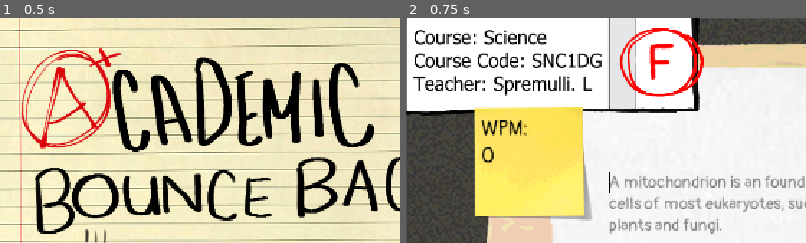
Above: before the commit, frames 1-2 (left to right).
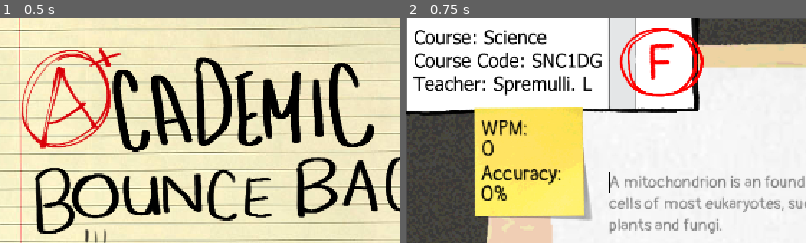
Above: after the commit, the same moments.

Repository: Vick-St3r/haven-keyboard
Game: Godot game, scene res://scenes/background.tscn
The game is run twice, just before and just after one commit, with the same random seed, the same clock (stepped at 60 frames per second) and the same inputs.
Inputs (mouse positions are % of the whole screen's width and height, from its top left):
- Up to frame 1 (0.5 s): no input
- Up to frame 2 (0.75 s): tap Enter at 0.5, 0.6 s; move the mouse to (81, 75) at 0.52 s; click (81, 75) at 0.67 s
The pictures show only the part of the screen within x 0-50%, y 0-50%; the shares and areas given below are measured in that part.

Frame 1 is identical in both runs. In frame 2, 1.2% of the frame differs, in the area x 18-39%, y 54-82%.

Commit message:
Add accuracy tracker

Diff:
--- a/scenes/main_game.tscn
+++ b/scenes/main_game.tscn
@@ -93,10 +93,22 @@
 offset_right = 48.0
 offset_bottom = 8.0
 theme_override_colors/font_color = Color(0, 0, 0, 1)
+theme_override_constants/paragraph_spacing = -10
 theme_override_fonts/font = ExtResource("2_72e8q")
 theme_override_font_sizes/font_size = 28
 text = "WPM:
 "
+
+[node name="accuracy" type="Label" parent="stickynote" unique_id=1813165814]
+offset_left = -76.0
+offset_top = -2.0
+offset_right = 47.0
+offset_bottom = 73.0
+theme_override_colors/font_color = Color(0, 0, 0, 1)
+theme_override_constants/paragraph_spacing = -10
+theme_override_fonts/font = ExtResource("2_72e8q")
+theme_override_font_sizes/font_size = 28
+text = "Accuracy:"
 
 [node name="clock" type="Sprite2D" parent="." unique_id=1052357420]
 position = Vector2(93, 529)
--- a/scripts/main_game.gd
+++ b/scripts/main_game.gd
@@ -26,6 +26,7 @@
 var minutes: float = 0.0
 
 @onready var wpmnote = $stickynote/wpm
+@onready var accuracy_note = $stickynote/accuracy
 @onready var grade = $grade/actualgrade
 
 # Called when the node enters the scene tree for the first time.
@@ -113,6 +114,7 @@
 	minutes = sec/60
 	wpm = (total_characters_typed/5)/(minutes +0.000001)
 	wpmnote.text = "WPM: \n" + str(wpm)
+	accuracy_note.text = "Accuracy: \n" + str(roundi(textedit.accuracy)) + "%"
 
 	if wpm >= 80:
 		grade.text = "A"
--- a/scripts/text_edit.gd
+++ b/scripts/text_edit.gd
@@ -14,15 +14,15 @@
 func _process(delta: float) -> void:
 	pass
 
-
-#var prev_length = 0
 var actual_text = ""
+var total_chars_typed = 0
+var wrong_chars_typed = 0
+var accuracy : float = 0.0
 
 func _on_text_changed() -> void:
 	if !main_game.badSentenceDone:
 		process_input_A()
-		#print(actual_text)
-		#^ took up so much space in terminal
+		accuracy = float(total_chars_typed - wrong_chars_typed) / total_chars_typed * 100
 	else:
 		process_input_B()
 		particles.global_position = get_caret_draw_pos() + global_position
@@ -39,6 +39,7 @@
 		# the characters that were typed between previous check and this check
 		var diff = text.substr(get_caret_column() - (cur_length - prev_length), cur_length - prev_length)
 		set_text(main_game.targetText)
+		total_chars_typed += diff.length()
 
 		# track the new typed content, but don't apply it until we check that it's valid
 		var new_actual_text = actual_text + diff
@@ -51,11 +52,14 @@
 			if main_game.targetText[new_actual_text.length()-1] != ' ' || (actual_text == main_game.targetText.substr(0, new_actual_text.length()-1) && new_actual_text[new_actual_text.length()-1] == ' '):
 				actual_text += diff
 			else:
+				wrong_chars_typed += diff.length()
 				camera.screen_shake(5, 0.1)
 
 		# check if added text is wrong
 		if actual_text != main_game.targetText.substr(0, actual_text.length()):
+			wrong_chars_typed += diff.length()
 			camera.screen_shake(5, 0.1)
+
 
 	else:
 		# character was removed
